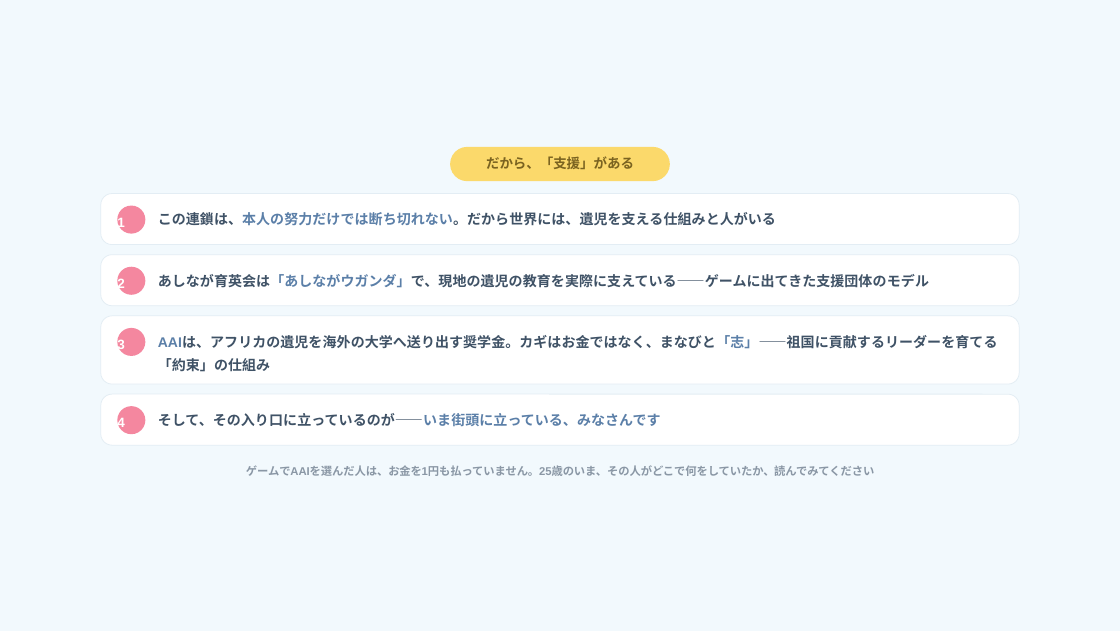
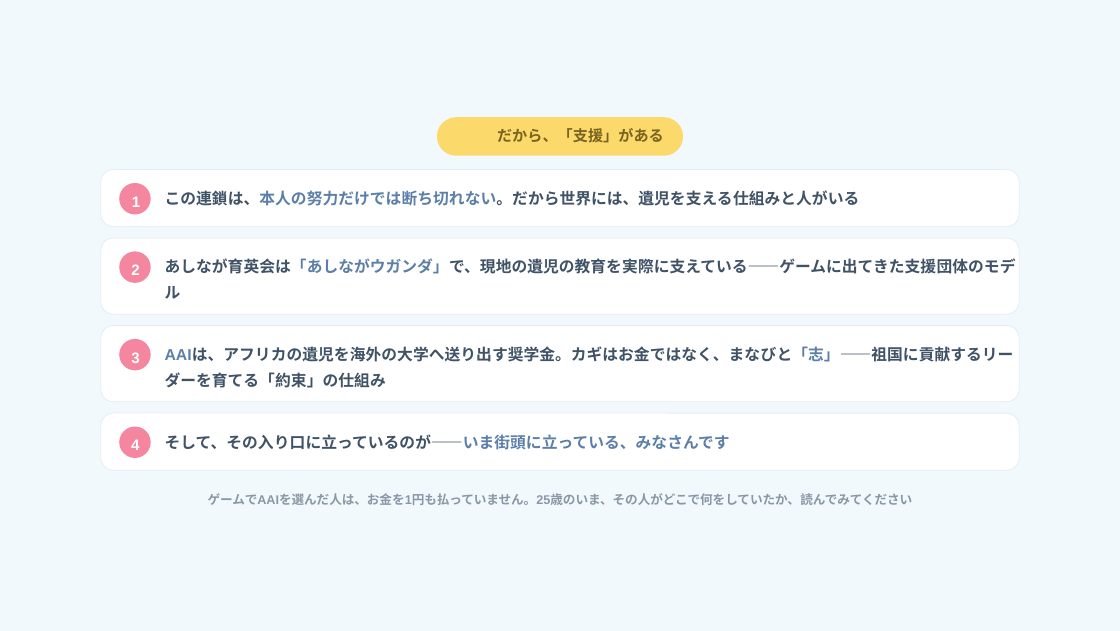
Before and after one commit to arico1101/door-world-short-online, a slide deck: slide 23 of slides.pptx. Drawn at 1120x631 pixels with LibreOffice and Linux fonts; fonts in the diff are those of the drawing; background and template pictures are left out. Boxes give left, top, right and bottom in pixels: in the first picture for what was removed or moved away, otherwise in the second. Text is boxed around its words. In the diff, an @@ line names an element or a change of style, - is before the commit and + after.

```diff
--- a/slides.pptx
+++ b/slides.pptx
@@ rounded rectangle: place and size @@
-rounded rectangle at [450, 147, 670, 181]
+rounded rectangle at [437, 117, 683, 156]
@@ size 13 to 14.6 pt; line spacing 23.4pt to 26.2pt in 5 elements at [131, 352, 139, 363], [131, 264, 139, 275], [131, 439, 139, 450], [132, 196, 140, 207], [497, 128, 664, 143] @@
@@ text "だから、「支援」がある": place and size @@
-text "だから、「支援」がある" at [486, 156, 634, 169]
+text "だから、「支援」がある" at [497, 128, 664, 143]
@@ rounded rectangle: place and size @@
-rounded rectangle at [101, 193, 1019, 244]
+rounded rectangle at [101, 169, 1019, 226]
@@ ellipse: place and size @@
-ellipse at [117, 205, 146, 234]
+ellipse at [119, 183, 151, 214]
@@ text "1": place and size @@
-text "1" at [117, 216, 125, 230]
+text "1" at [132, 196, 140, 207]
@@ text "この連鎖は、本人の努力だけでは断ち切れない。だから世界には、遺児を支える仕組みと人がいる": place and size @@
-text "この連鎖は、本人の努力だけでは断ち切れない。だから世界には、遺児を支える仕組みと人がいる" at [158, 212, 776, 226]
+text "この連鎖は、本人の努力だけでは断ち切れない。だから世界には、遺児を支える仕組みと人がいる" at [165, 190, 860, 206]
@@ rounded rectangle: place and size @@
-rounded rectangle at [101, 255, 1019, 305]
+rounded rectangle at [101, 238, 1019, 314]
@@ ellipse: place and size @@
-ellipse at [117, 267, 146, 295]
+ellipse at [119, 252, 151, 283]
@@ text "2": place and size @@
-text "2" at [117, 277, 125, 291]
+text "2" at [131, 264, 139, 275]
@@ text "あしなが育英会は「あしながウガンダ」で、現地の遺児の教育を実際に支えている——ゲームに出てきた支援団体のモデル": place and size @@
-text "あしなが育英会は「あしながウガンダ」で、現地の遺児の教育を実際に支えている——ゲームに出てきた支援団体のモデル" at [158, 274, 929, 288]
+text "あしなが育英会は「あしながウガンダ」で、現地の遺児の教育を実際に支えている——ゲームに出てきた支援団体のモデル" at [165, 258, 1016, 299]
@@ rounded rectangle: place and size @@
-rounded rectangle at [101, 316, 1019, 384]
+rounded rectangle at [101, 326, 1019, 402]
@@ ellipse: place and size @@
-ellipse at [117, 328, 146, 356]
+ellipse at [119, 339, 151, 370]
@@ text "3": place and size @@
-text "3" at [117, 338, 125, 352]
+text "3" at [131, 352, 139, 363]
@@ text "AAIは、アフリカの遺児を海外の大学へ送り出す奨学金。カギはお金ではなく、まなびと「志」——祖国に貢献するリーダーを育て ...": place and size @@
-text "AAIは、アフリカの遺児を海外の大学へ送り出す奨学金。カギはお金ではなく、まなびと「志」——祖国に貢献するリーダーを育て ..." at [158, 335, 998, 372]
+text "AAIは、アフリカの遺児を海外の大学へ送り出す奨学金。カギはお金ではなく、まなびと「志」——祖国に貢献するリーダーを育て ..." at [165, 347, 1014, 388]
@@ proportions changed in 3 elements at [101, 238, 1019, 314], [101, 169, 1019, 226], [101, 413, 1019, 470] @@
@@ rounded rectangle: place and size @@
-rounded rectangle at [101, 394, 1019, 445]
+rounded rectangle at [101, 413, 1019, 470]
@@ ellipse: place and size @@
-ellipse at [117, 406, 146, 435]
+ellipse at [119, 426, 151, 458]
@@ text "4": place and size @@
-text "4" at [117, 416, 125, 430]
+text "4" at [131, 439, 139, 450]
@@ size 13.6 to 15.2 pt; line spacing 22.4pt to 25.1pt in 4 elements at [165, 258, 1016, 299], [165, 347, 1014, 388], [165, 190, 860, 206], [165, 434, 730, 450] @@
@@ text "そして、その入り口に立っているのが——いま街頭に立っている、みなさんです": place and size @@
-text "そして、その入り口に立っているのが——いま街頭に立っている、みなさんです" at [158, 413, 661, 426]
+text "そして、その入り口に立っているのが——いま街頭に立っている、みなさんです" at [165, 434, 730, 450]
@@ text "ゲームでAAIを選んだ人は、お金を1円も払っていません。25歳のいま、その人がどこで何をしていたか、読んでみてください": place and size @@
-text "ゲームでAAIを選んだ人は、お金を1円も払っていません。25歳のいま、その人がどこで何をしていたか、読んでみてください" at [246, 465, 874, 476]
+text "ゲームでAAIを選んだ人は、お金を1円も払っていません。25歳のいま、その人がどこで何をしていたか、読んでみてください" at [208, 493, 913, 505]
@@ text "ゲームでAAIを選んだ人は、お金を1円も払っていません。25歳のいま、その人がどこで何をしていたか、読んでみてください" at [208, 493, 913, 505]: size 10.8 to 12.1 pt; line spacing 19.5pt to 21.9pt @@
```
Also in this commit, not shown: 26 other slides changed.
